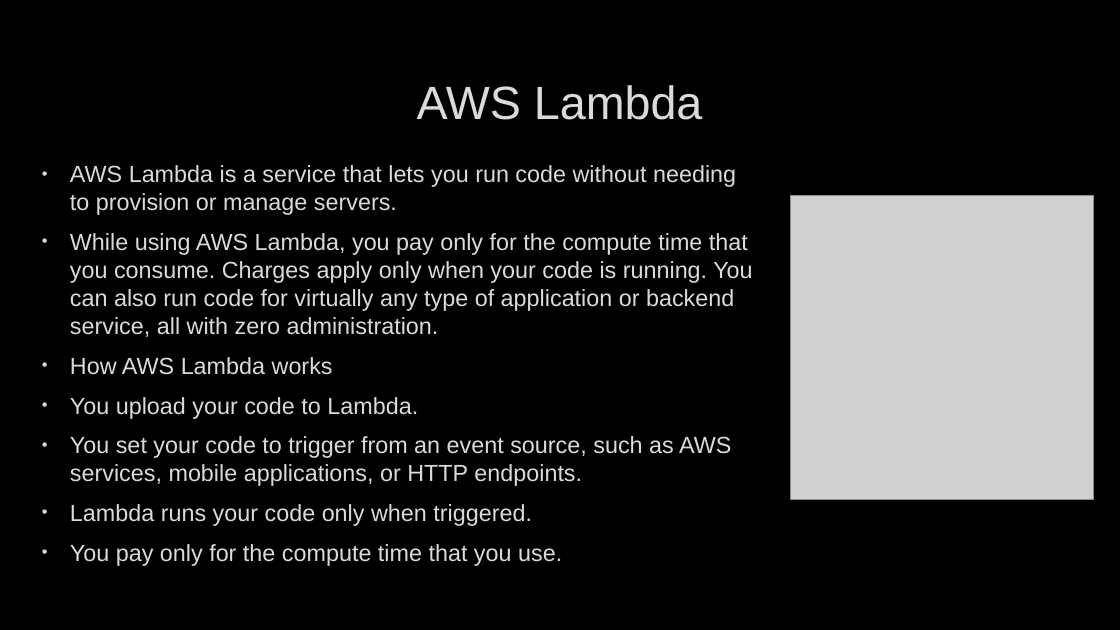
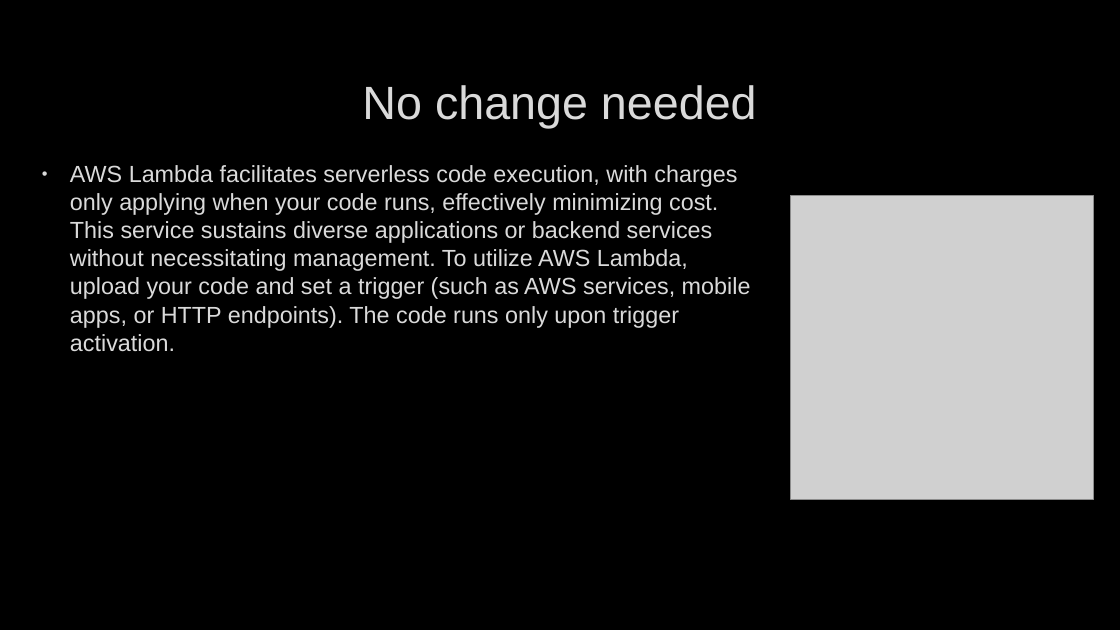
Before and after one commit to deveshbatra/genai_group1, a slide deck: slide 8 of GPTA4_tech.pptx. Drawn at 1120x630 pixels with LibreOffice and Linux fonts; fonts in the diff are those of the drawing; grey boxes stand for pictures; background and template pictures are left out. Boxes give left, top, right and bottom in pixels: in the first picture for what was removed or moved away, otherwise in the second. Text is boxed around its words. In the diff, an @@ line names an element or a change of style, - is before the commit and + after.

```diff
--- a/GPTA4_tech.pptx
+++ b/GPTA4_tech.pptx
@@ title at (362,85,757,128): text changed @@
-AWS Lambda
+No change needed
@@ text at (70,165,751,352): text changed @@
-• AWS Lambda is a service that lets you run code without needing to provision or manage servers.
-• While using AWS Lambda, you pay only for the compute time that you consume. Charges apply only when your code is running. You can also run code for virtually any type of application or backend service, all with zero administration.
-• How AWS Lambda works
-• You upload your code to Lambda.
-• You set your code to trigger from an event source, such as AWS services, mobile applications, or HTTP endpoints.
-• Lambda runs your code only when triggered.
-• You pay only for the compute time that you use.
+• AWS Lambda facilitates serverless code execution, with charges only applying when your code runs, effectively minimizing cost. This service sustains diverse applications or backend services without necessitating management. To utilize AWS Lambda, upload your code and set a trigger (such as AWS services, mobile apps, or HTTP endpoints). The code runs only upon trigger activation.
```
Also in this commit, not shown: 13 other slides changed, 1 other file.
